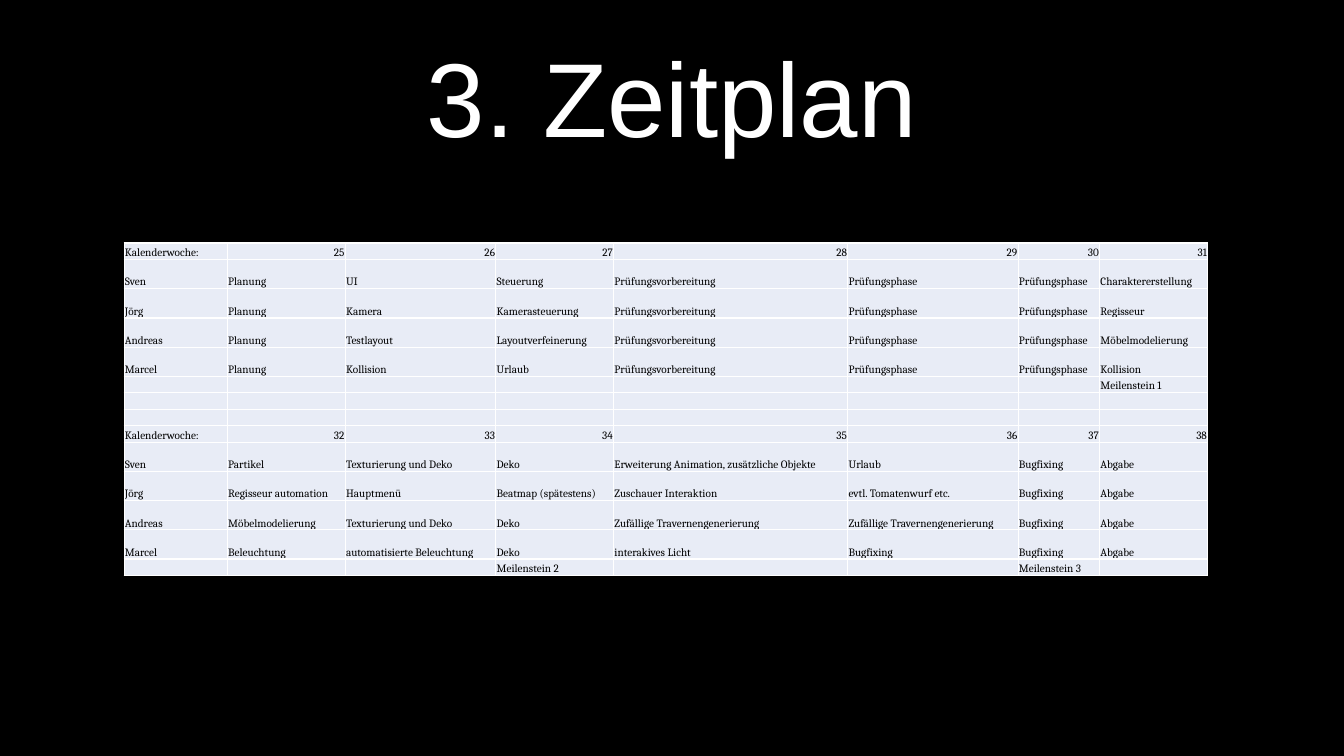
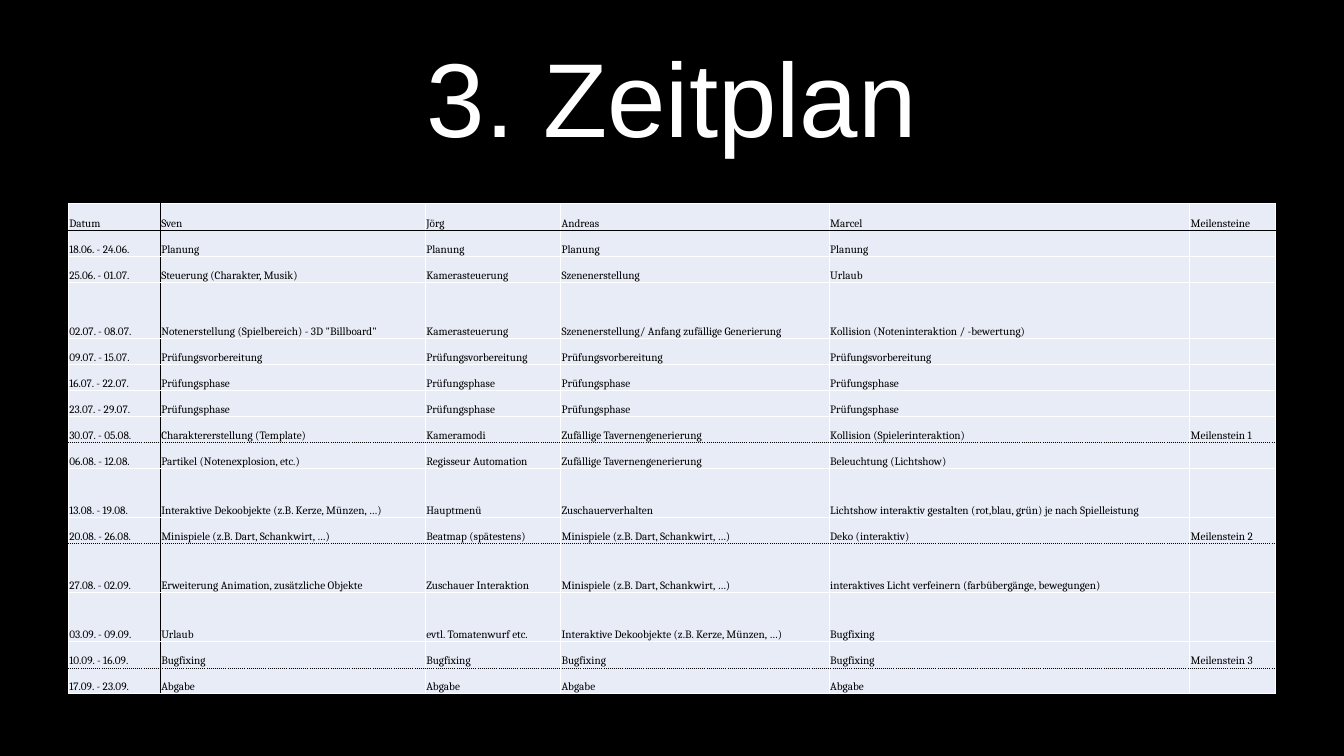
Before and after one commit to Kraiden09/Knavebard, a slide deck: slide 5 of 14-Knavebard-GaulGroßSchwabSchickentanz.pptx. Drawn at 1344x756 pixels with LibreOffice and Linux fonts; fonts in the diff are those of the drawing; background and template pictures are left out. Boxes give left, top, right and bottom in pixels: in the first picture for what was removed or moved away, otherwise in the second. Text is boxed around its words. In the diff, an @@ line names an element or a change of style, - is before the commit and + after.

```diff
--- a/14-Knavebard-GaulGroßSchwabSchickentanz.pptx
+++ b/14-Knavebard-GaulGroßSchwabSchickentanz.pptx
@@ table added at [69, 204, 1274, 697], 15 rows, 6 columns @@
+Datum | Sven | Jörg | Andreas | Marcel | Meilensteine
+18.06. - 24.06. | Planung | Planung | Planung | Planung | 
+25.06. - 01.07. | Steuerung (Charakter, Musik) | Kamerasteuerung | Szenenerstellung | Urlaub | 
+02.07. - 08.07. | Notenerstellung (Spielbereich) - 3D "Billboard" | Kamerasteuerung | Szenenerstellung/ Anfang zufällige Generierung | Kollision (Noteninteraktion / -bewertung) | 
+09.07. - 15.07. | Prüfungsvorbereitung | Prüfungsvorbereitung | Prüfungsvorbereitung | Prüfungsvorbereitung | 
+16.07. - 22.07. | Prüfungsphase | Prüfungsphase | Prüfungsphase | Prüfungsphase | 
+23.07. - 29.07. | Prüfungsphase | Prüfungsphase | Prüfungsphase | Prüfungsphase | 
+30.07. - 05.08. | Charaktererstellung (Template) | Kameramodi | Zufällige Tavernengenerierung | Kollision (Spielerinteraktion) | Meilenstein 1
+06.08. - 12.08. | Partikel (Notenexplosion, etc.) | Regisseur Automation | Zufällige Tavernengenerierung | Beleuchtung (Lichtshow) | 
+13.08. - 19.08. | Interaktive Dekoobjekte (z.B. Kerze, Münzen, …) | Hauptmenü | Zuschauerverhalten | Lichtshow interaktiv gestalten (rot,blau, grün) je nach Spielleistung | 
+20.08. - 26.08. | Minispiele (z.B. Dart, Schankwirt, …) | Beatmap (spätestens) | Minispiele (z.B. Dart, Schankwirt, …) | Deko (interaktiv) | Meilenstein 2
+27.08. - 02.09. | Erweiterung Animation, zusätzliche Objekte | Zuschauer Interaktion | Minispiele (z.B. Dart, Schankwirt, …) | interaktives Licht verfeinern (farbübergänge, bewegungen) | 
+03.09. - 09.09. | Urlaub | evtl. Tomatenwurf etc. | Interaktive Dekoobjekte (z.B. Kerze, Münzen, …) | Bugfixing | 
+10.09. - 16.09. | Bugfixing | Bugfixing | Bugfixing | Bugfixing | Meilenstein 3
+17.09. - 23.09. | Abgabe | Abgabe | Abgabe | Abgabe | 
@@ table removed at [124, 243, 1207, 576], 14 rows, 8 columns @@
-Kalenderwoche: | 25 | 26 | 27 | 28 | 29 | 30 | 31
-Sven | Planung | UI | Steuerung | Prüfungsvorbereitung | Prüfungsphase | Prüfungsphase | Charaktererstellung
-Jörg | Planung | Kamera | Kamerasteuerung | Prüfungsvorbereitung | Prüfungsphase | Prüfungsphase | Regisseur
-Andreas | Planung | Testlayout | Layoutverfeinerung | Prüfungsvorbereitung | Prüfungsphase | Prüfungsphase | Möbelmodelierung
-Marcel | Planung | Kollision | Urlaub | Prüfungsvorbereitung | Prüfungsphase | Prüfungsphase | Kollision
- |  |  |  |  |  |  | Meilenstein 1
- |  |  |  |  |  |  | 
- |  |  |  |  |  |  | 
-Kalenderwoche: | 32 | 33 | 34 | 35 | 36 | 37 | 38
-Sven | Partikel | Texturierung und Deko | Deko | Erweiterung Animation, zusätzliche Objekte | Urlaub | Bugfixing | Abgabe
-Jörg | Regisseur automation | Hauptmenü | Beatmap (spätestens) | Zuschauer Interaktion | evtl. Tomatenwurf etc. | Bugfixing | Abgabe
-Andreas | Möbelmodelierung | Texturierung und Deko | Deko | Zufällige Travernengenerierung | Zufällige Travernengenerierung | Bugfixing | Abgabe
-Marcel | Beleuchtung | automatisierte Beleuchtung | Deko | interakives Licht | Bugfixing | Bugfixing | Abgabe
- |  |  | Meilenstein 2 |  |  | Meilenstein 3 | 
```
